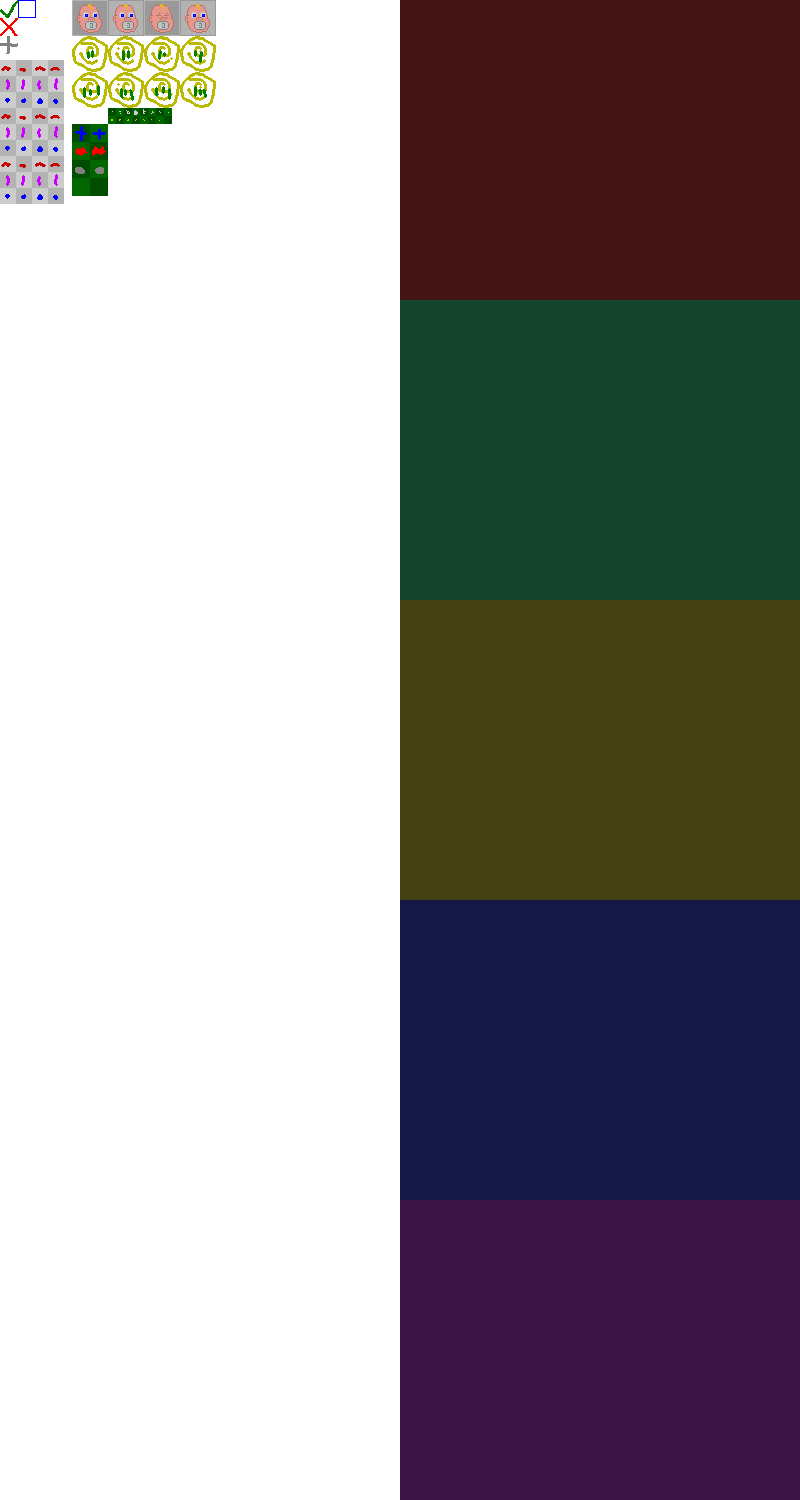
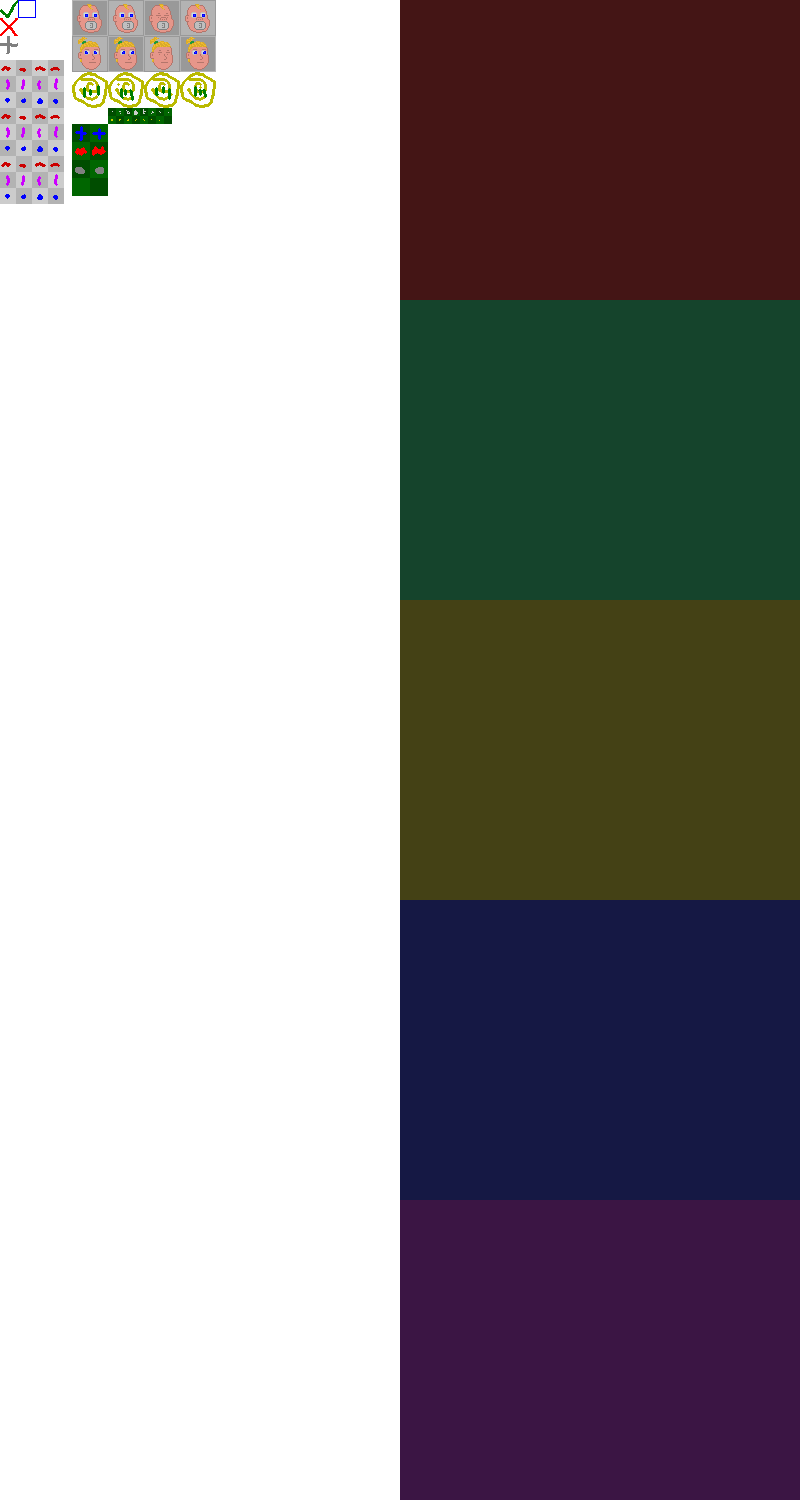
Layer changes from the first 800 × 1500 image to the second:
painted on "gfx" over (x1=72, y1=36, x2=216, y2=72)
